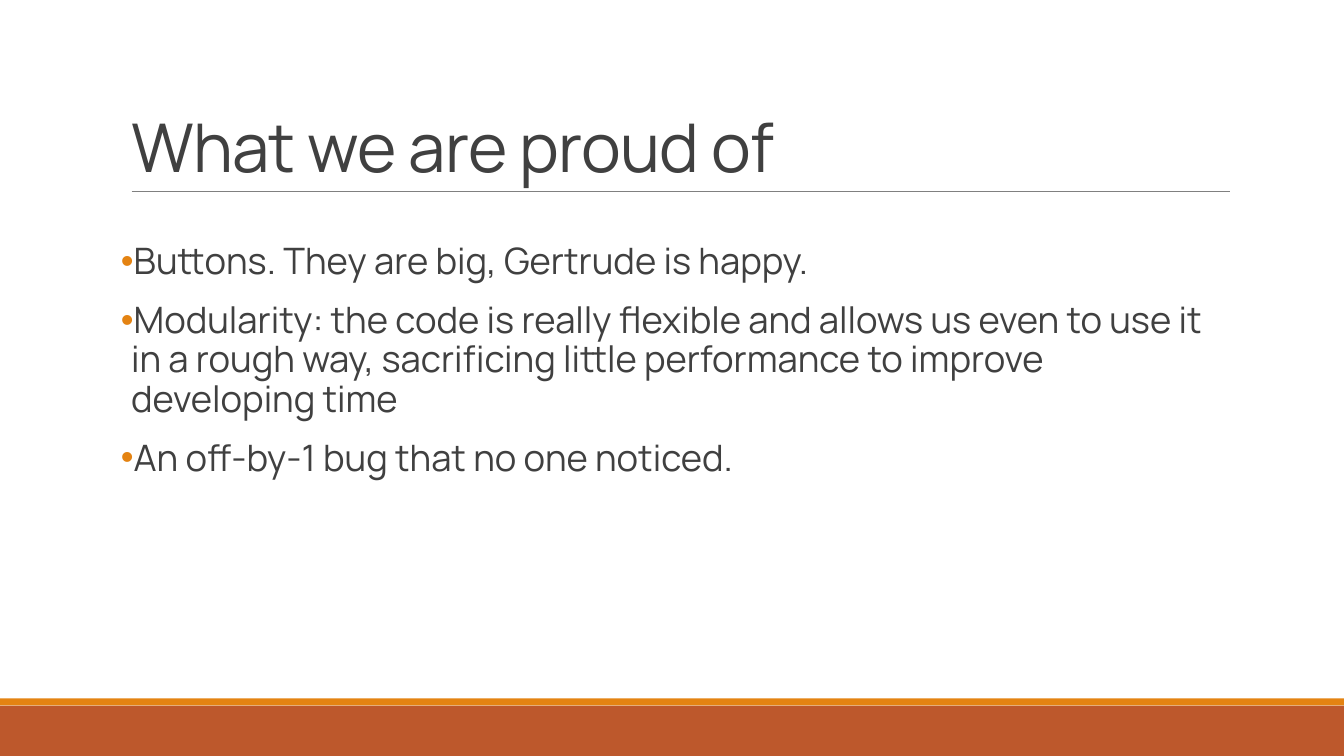
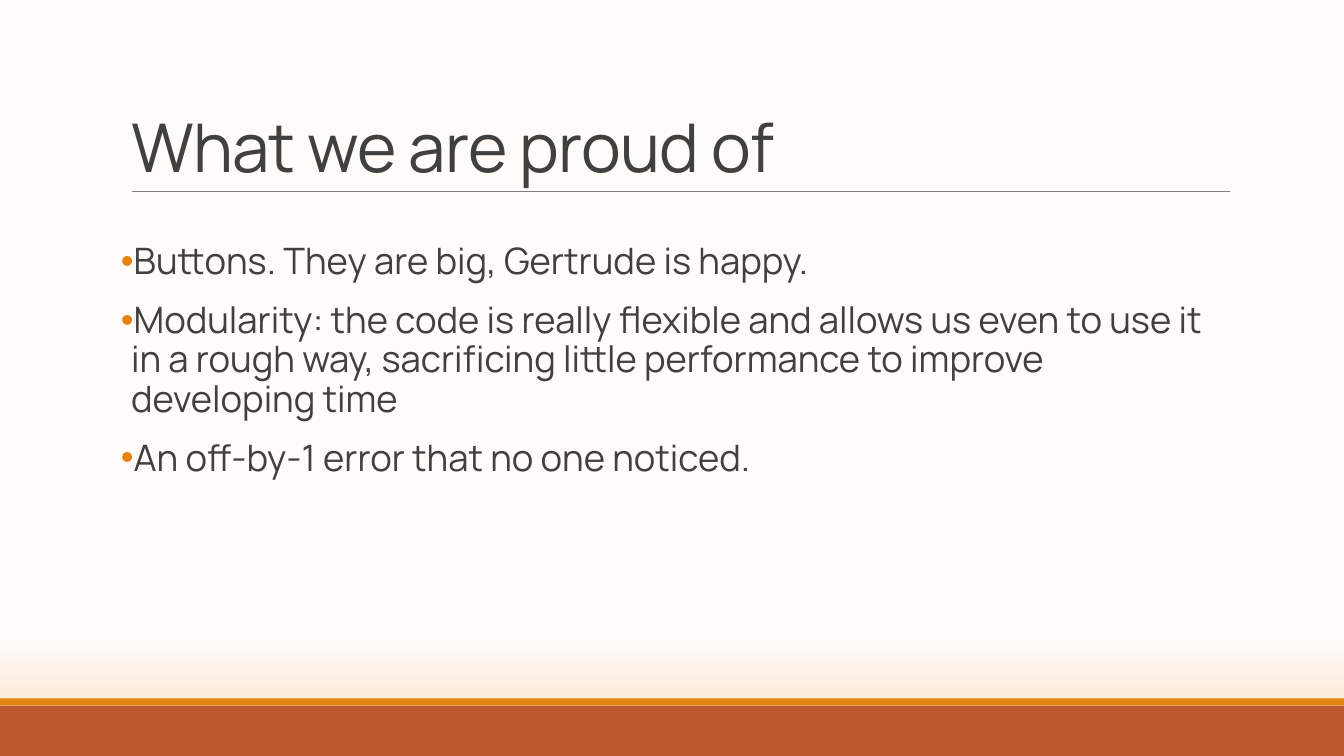
Before and after one commit to ThePseudo/GroupA_SE2_2019, a slide deck: slide 8 of sprint_retrospective.pptx. Drawn at 1344x756 pixels with LibreOffice and Linux fonts; fonts in the diff are those of the drawing. Boxes give left, top, right and bottom in pixels: in the first picture for what was removed or moved away, otherwise in the second. Text is boxed around its words. In the diff, an @@ line names an element or a change of style, - is before the commit and + after.

```diff
--- a/sprint_retrospective.pptx
+++ b/sprint_retrospective.pptx
@@ background #FFFFFF to gradient #FEFBF8 to #F9DAB6 @@
@@ text at [134,444,750,480]: text changed @@
-• An off-by-1 bug that no one noticed.
+• An off-by-1 error that no one noticed.
```
Also in this commit, not shown: 8 other slides changed.
